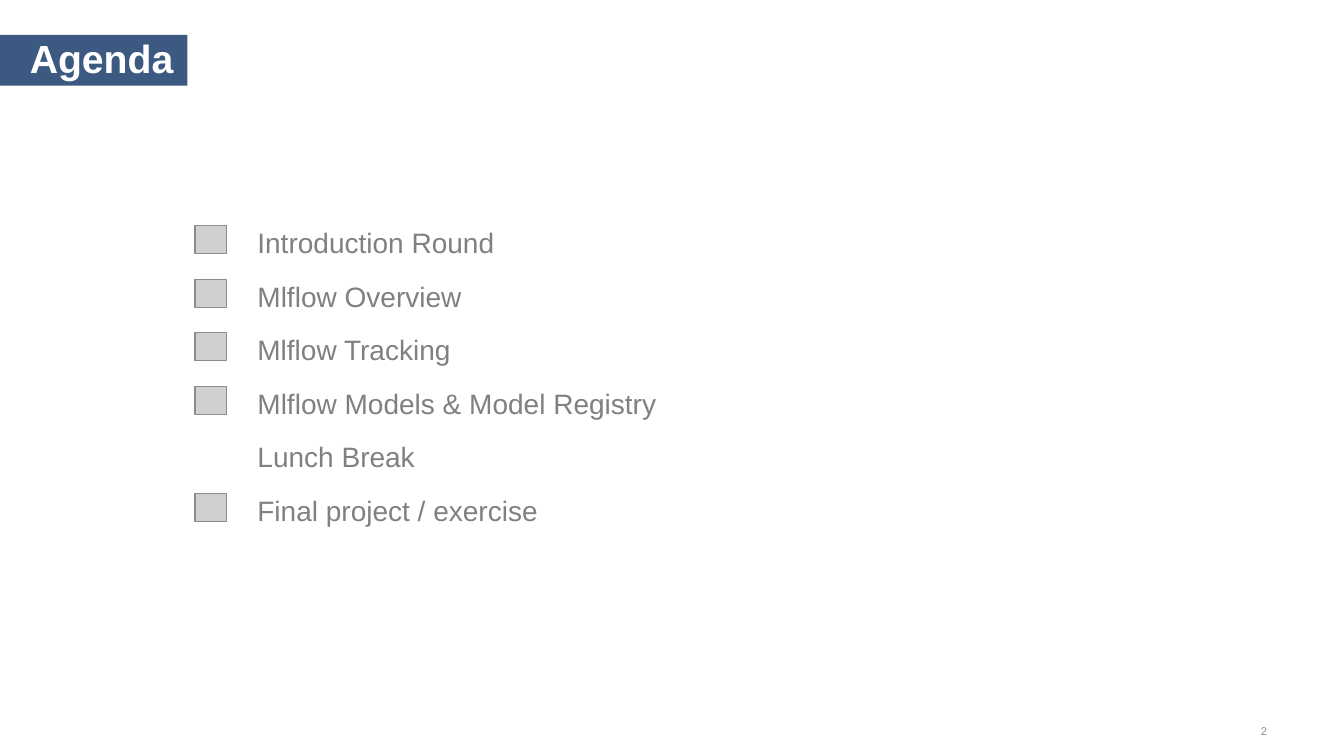
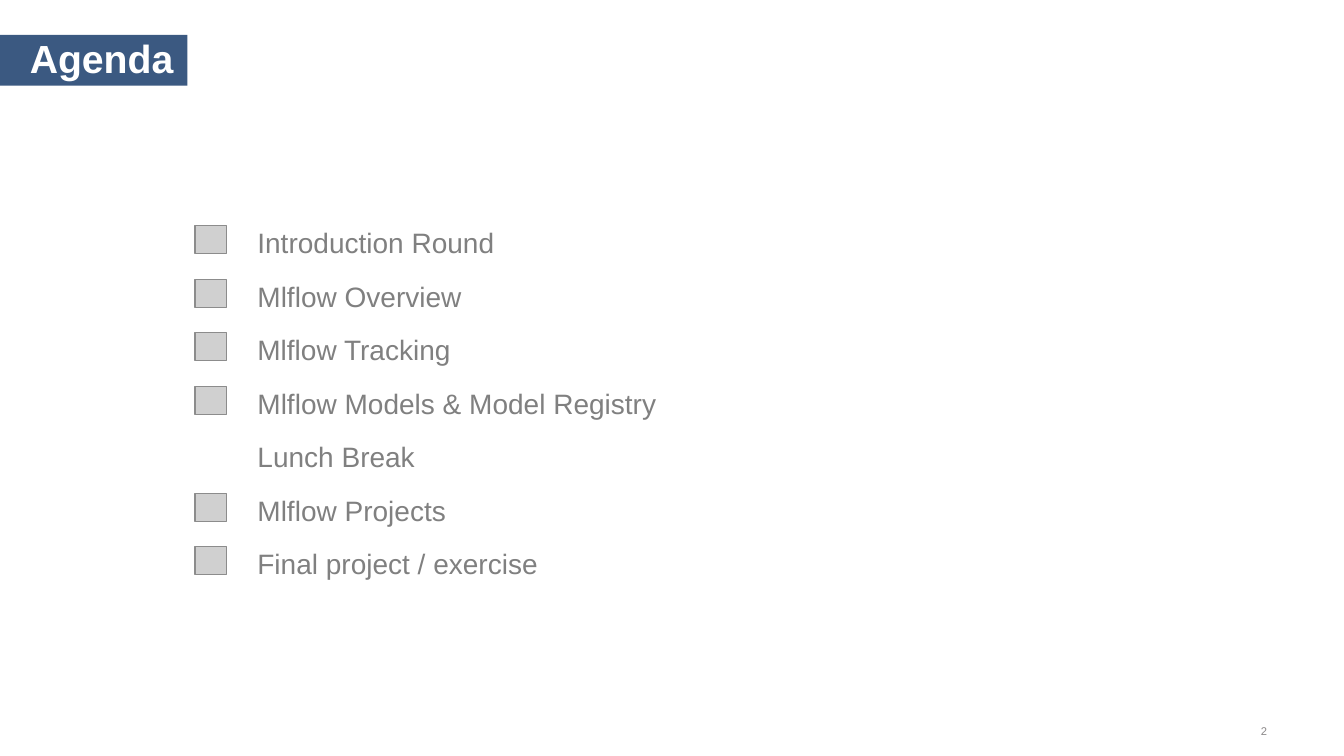
Before and after one commit to at-mlops/mlflow-training, a slide deck: slide 2 of MLflow_Overview.pptx. Drawn at 1344x756 pixels with LibreOffice and Linux fonts; fonts in the diff are those of the drawing; grey boxes stand for pictures; background and template pictures are left out. Boxes give left, top, right and bottom in pixels: in the first picture for what was removed or moved away, otherwise in the second. Text is boxed around its words. In the diff, an @@ line names an element or a change of style, - is before the commit and + after.

```diff
--- a/MLflow_Overview.pptx
+++ b/MLflow_Overview.pptx
@@ text added at (257,501,446,526), 20 pt, text #808080 @@
+Mlflow Projects
@@ picture added at (195,546,226,575) @@
@@ text "Final project / exercise": place and size @@
-text "Final project / exercise" at (257,501,537,526)
+text "Final project / exercise" at (257,554,537,579)
```
Also in this commit, not shown: 2 other slides changed.
